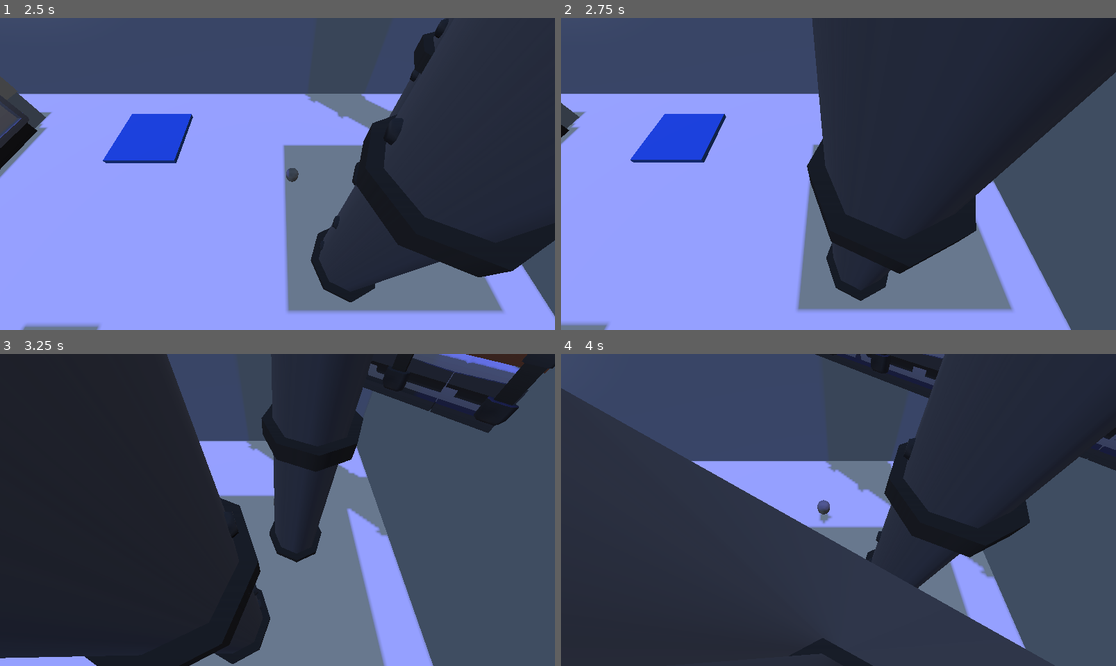
Above: before the commit, frames 1-4 (two rows, left to right).
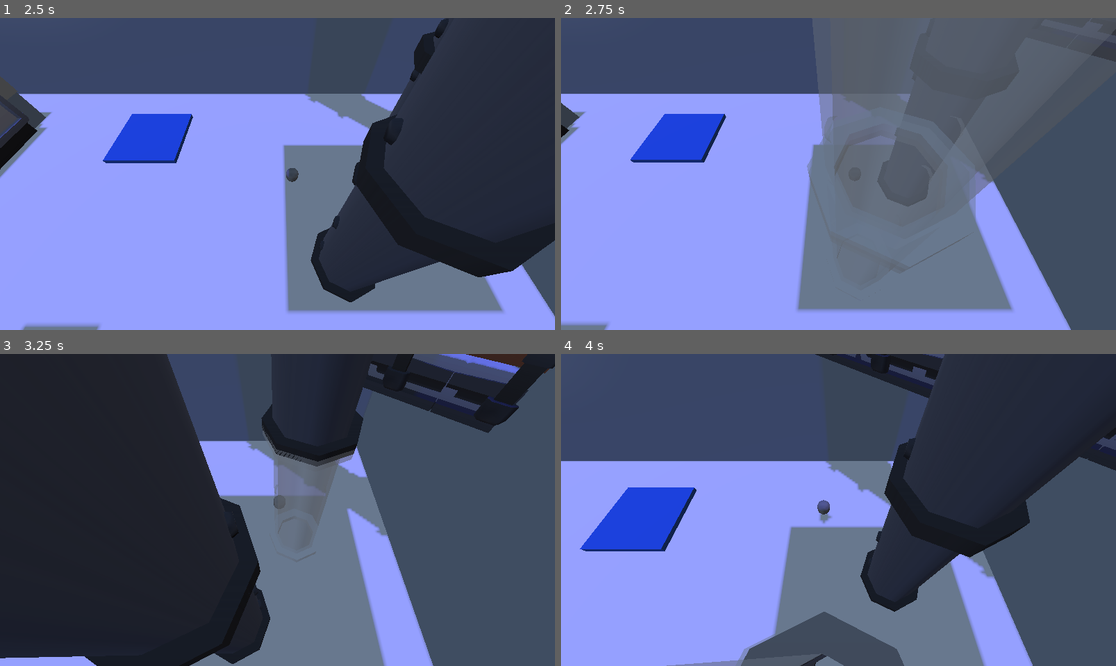
Above: after the commit, the same moments.

Repository: Devansh-Ruia/small-fry
Game: Godot game, scene res://rooms/room_01.tscn
The game is run twice, just before and just after one commit, with the same random seed, the same clock (stepped at 60 frames per second) and the same inputs.
Inputs:
- Up to frame 1 (2.5 s): tap Enter at 0.5 s; hold D (move_right) 0.53-1.28 s; hold Shift (run) 0.53-1.28 s; tap Space (jump) at 0.77, 1.52 s; hold S (move_back) 1.28-2.03 s; tap Shift (run) at 1.35 s; hold D (move_right) from 2.03 s (still down); hold Shift (run) from 2.03 s (still down)
- Up to frame 2 (2.75 s): keep holding D (move_right); keep holding Shift (run)
- Up to frame 3 (3.25 s): release D (move_right) at 2.78 s; release Shift (run) at 2.78 s; hold W (move_forward) from 2.78 s (still down); tap Shift (run) at 2.85 s; tap Space (jump) at 3.02 s
- Up to frame 4 (4 s): release W (move_forward) at 3.53 s; hold A (move_left) from 3.53 s (still down); hold Shift (run) from 3.53 s (still down); tap Space (jump) at 3.77 s

Frame 1 is identical in both runs. In frame 2, 32% of the frame differs, in the area x 44-100%, y 0-91%; in frame 3, 3.2%; in frame 4, 38%, in the area x 0-85%, y 10-100%.

Commit message:
Update GODOT_CONFIG file sizes and optimize occluder fading logic

Diff:
--- a/player/player.gd
+++ b/player/player.gd
@@ -46,8 +46,6 @@
 const ANCHOR_HEIGHT: float = 0.15
 ## Gap kept between the camera and a wall it collides with.
 const COLLISION_MARGIN: float = 0.1
-## Safety cap on the occluder ray loop.
-const MAX_OCCLUDER_STEPS: int = 8
 
 @onready var _mesh: Node3D = $Mesh
 @onready var _camera: Camera3D = $Camera3D
@@ -171,23 +169,16 @@
 	_place_camera()
 
 func _update_occluder_fade(delta: float) -> void:
-	# Walk the ray from the camera to the player, collecting every occluder mesh
-	# in between so more than one can fade at once.
+	# Fade any occluder-group mesh whose bounding box crosses the camera→player
+	# line. This is a geometric test, not a physics ray, so collision-less props
+	# fade too without the player or the camera ray ever interacting with them.
 	var occluding: Dictionary = {}
-	var space := get_world_3d().direct_space_state
 	var from: Vector3 = _camera.global_position
 	var to: Vector3 = _camera_anchor()
-	var exclude: Array[RID] = [get_rid()]
-	for _i in MAX_OCCLUDER_STEPS:
-		var query := PhysicsRayQueryParameters3D.create(from, to)
-		query.exclude = exclude
-		var hit: Dictionary = space.intersect_ray(query)
-		if hit.is_empty():
-			break
-		var node = hit.get("collider")
-		if node is Node and node.is_in_group("occluder"):
-			occluding[node] = true
-		exclude.append(hit.get("rid"))
+	for node in get_tree().get_nodes_in_group("occluder"):
+		for mesh in _fade_targets(node):
+			if _segment_hits_aabb(mesh, from, to):
+				occluding[mesh] = true
 
 	# Start tracking any newly-occluding mesh, then move every tracked mesh
 	# toward its target alpha (occluders already tracked fade back to opaque).
@@ -214,3 +205,41 @@
 	mat.albedo_color = Color(1.0, 1.0, 1.0, 1.0)
 	node.material_override = mat
 	return {"material": mat, "alpha": 1.0}
+
+func _fade_targets(node: Node) -> Array:
+	# The meshes to fade for an occluder-group node: the node itself if it renders
+	# (CSG walls and furniture), otherwise the mesh instances under a prop scene
+	# (glb props whose group tag sits on a plain Node3D root).
+	if node is VisualInstance3D:
+		return [node]
+	return node.find_children("*", "MeshInstance3D", true, false)
+
+func _segment_hits_aabb(vis: VisualInstance3D, from: Vector3, to: Vector3) -> bool:
+	# Slab test of the camera→player segment against the mesh's local AABB, done in
+	# local space so it handles the props' rotations and scales.
+	var inv: Transform3D = vis.global_transform.affine_inverse()
+	var a: Vector3 = inv * from
+	var b: Vector3 = inv * to
+	var box: AABB = vis.get_aabb()
+	var d: Vector3 = b - a
+	var lo: Vector3 = box.position
+	var hi: Vector3 = box.position + box.size
+	var tmin: float = 0.0
+	var tmax: float = 1.0
+	for axis in 3:
+		if absf(d[axis]) < 1e-8:
+			# Segment parallel to this slab: reject if it starts outside it.
+			if a[axis] < lo[axis] or a[axis] > hi[axis]:
+				return false
+		else:
+			var t1: float = (lo[axis] - a[axis]) / d[axis]
+			var t2: float = (hi[axis] - a[axis]) / d[axis]
+			if t1 > t2:
+				var tmp: float = t1
+				t1 = t2
+				t2 = tmp
+			tmin = maxf(tmin, t1)
+			tmax = minf(tmax, t2)
+			if tmin > tmax:
+				return false
+	return true
Not shown, changed: build/web/index.html
Not shown, changed: build/web/index.pck
